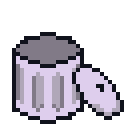
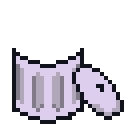
Before/after of a 128 × 128 layered artwork. What changed in the layer stack:
added layer "Layer copy" above "Layer" over 16, 48, 80, 64
hid "Layer", painted on it over 16, 32, 80, 64
